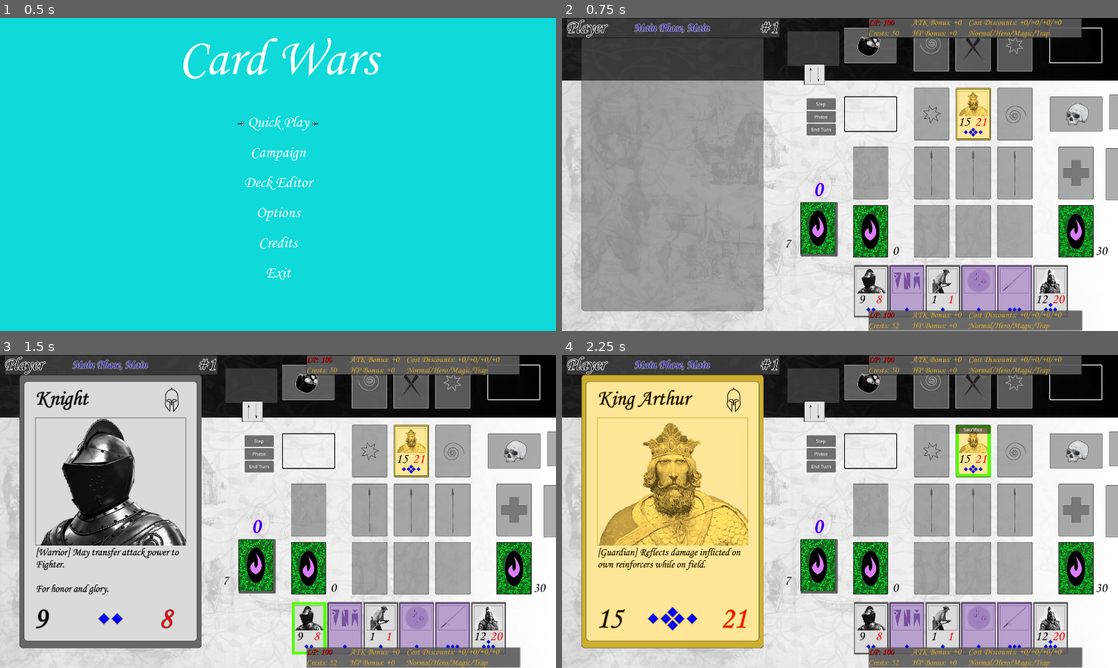
Above: before the commit, frames 1-4 (two rows, left to right).
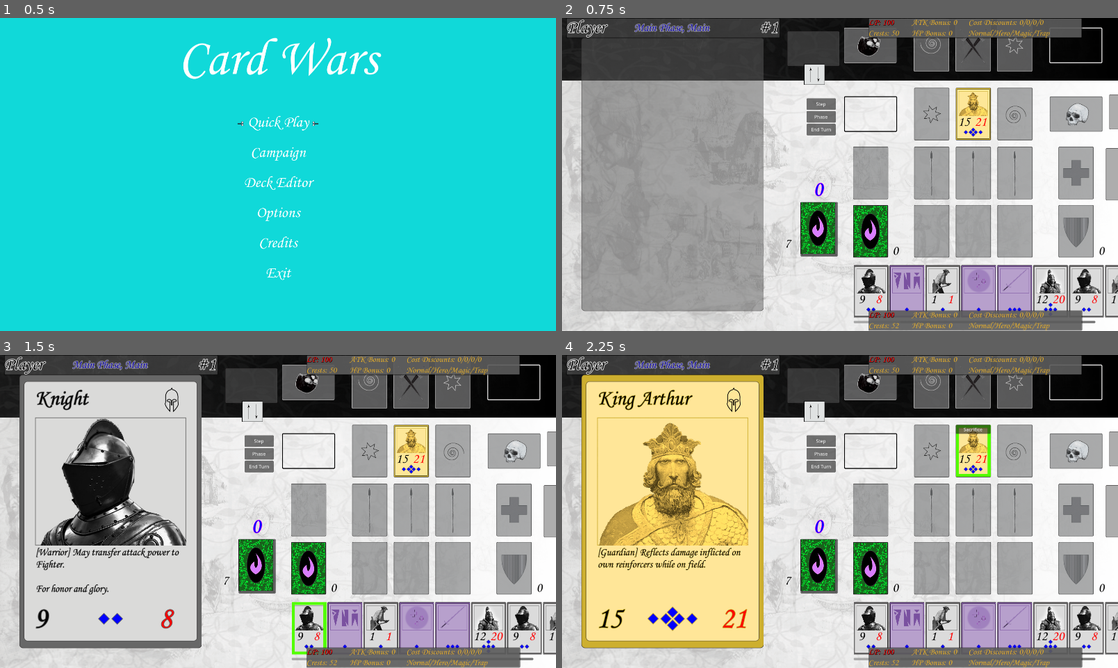
Above: after the commit, the same moments.

Repository: Prototype1364/Card-Wars
Game: Godot game, scene res://Scenes/MainScenes/SceneHandler.tscn
Two runs of this game, one before a commit and one after it. Both use one fixed random seed, a clock stepped at 60 frames per second and the inputs below.
Inputs (mouse positions are in pixels of both pictures, inside the frame that each line leads up to):
- Up to frame 1 (0.5 s): no input
- Up to frame 2 (0.75 s): click "Quick Play" at 0.5 s
- Up to frame 3 (1.5 s): click (311, 627) at 1.27 s
- Up to frame 4 (2.25 s): click (973, 452) at 2 s

Frame 1 is identical in both runs. In frame 2, 2.7% of the frame differs, in the area x 52-100%, y 0-100%; in frame 3, 2.7%; in frame 4, 2.7%.

Commit message:
Update scene UIDs

Diff:
--- a/Scenes/MainScenes/Main_Menu.tscn
+++ b/Scenes/MainScenes/Main_Menu.tscn
@@ -1,14 +1,14 @@
 [gd_scene load_steps=6 format=3 uid="uid://ck53moqfnass2"]
 
 [ext_resource type="PackedScene" uid="uid://dg8le21xl6poj" path="res://Scenes/SupportScenes/MenuButton.tscn" id="1"]
-[ext_resource type="FontFile" uid="uid://cl3p5juh2lsjf" path="res://Resources/Fonts/MTCORSVA.TTF" id="2"]
+[ext_resource type="FontFile" uid="uid://co858100nof5b" path="res://Resources/Fonts/MTCORSVA.TTF" id="2"]
 [ext_resource type="Script" path="res://Scripts/Main_Menu.gd" id="3"]
 
 [sub_resource type="FontFile" id="1"]
 fallbacks = Array[Font]([ExtResource("2")])
-face_index = null
-embolden = null
-transform = null
+subpixel_positioning = 0
+msdf_pixel_range = 14
+msdf_size = 128
 cache/0/16/0/ascent = 0.0
 cache/0/16/0/descent = 0.0
 cache/0/16/0/underline_position = 0.0
--- a/Scenes/SupportScenes/Token_Card.tscn
+++ b/Scenes/SupportScenes/Token_Card.tscn
@@ -1,10 +1,10 @@
-[gd_scene load_steps=2 format=2]
+[gd_scene load_steps=2 format=3 uid="uid://uf0rnbc8snk4"]
 
-[ext_resource path="res://Assets/Playmat/Token.png" type="Texture2D" id=1]
+[ext_resource type="Texture2D" uid="uid://dbf3ocgi5wx0m" path="res://Assets/Playmat/Token.png" id="1"]
 
 [node name="Token" type="TextureRect"]
+custom_minimum_size = Vector2(20, 20)
 offset_right = 20.0
 offset_bottom = 20.0
-custom_minimum_size = Vector2( 20, 20 )
-texture = ExtResource( 1 )
-expand = true
+texture = ExtResource("1")
+expand_mode = 1
--- a/Scenes/SupportScenes/Token_Duelist.tscn
+++ b/Scenes/SupportScenes/Token_Duelist.tscn
@@ -1,10 +1,10 @@
-[gd_scene load_steps=2 format=2]
+[gd_scene load_steps=2 format=3 uid="uid://ddyblftm7l8ax"]
 
-[ext_resource path="res://Assets/Playmat/Token.png" type="Texture2D" id=1]
+[ext_resource type="Texture2D" uid="uid://dbf3ocgi5wx0m" path="res://Assets/Playmat/Token.png" id="1"]
 
 [node name="Token1" type="TextureRect"]
+custom_minimum_size = Vector2(48, 48)
 offset_right = 48.0
 offset_bottom = 48.0
-custom_minimum_size = Vector2( 48, 48 )
-texture = ExtResource( 1 )
-expand = true
+texture = ExtResource("1")
+expand_mode = 1
--- a/Scripts/Controllers/Deck_Controller.gd
+++ b/Scripts/Controllers/Deck_Controller.gd
@@ -28,7 +28,7 @@
 				"Deck_Capacity": card["DeckCapacity"],
 			}
 			var Created_Card = Card.new(card_data)
-			var Card_Controller = load('Scenes/SupportScenes/SmallCard.tscn').instantiate()
+			var Card_Controller = load('res://Scenes/SupportScenes/SmallCard.tscn').instantiate()
 			Created_Card.add_child(Card_Controller)
 			Created_Card.name = "Card" + str(GameData.CardCounter)
 			GameData.CardCounter += 1
--- a/Scripts/Controllers/UI_Controller.gd
+++ b/Scripts/Controllers/UI_Controller.gd
@@ -35,31 +35,19 @@
 	var BoardImage = preload("res://Assets/Playmat/BoardImage.png")
 	var BoardImageReverse = preload("res://Assets/Playmat/BoardImageReverse.png")
 
-	if Playmat.flip_v == true:
-			Playmat.flip_v = false
-			Playmat.texture = BoardImage
-	else:
-		Playmat.flip_v = true
-		Playmat.texture = BoardImageReverse
-
+	Playmat.flip_v = not Playmat.flip_v
+	Playmat.texture = BoardImage if not Playmat.flip_v else BoardImageReverse
 	Playmat.get_node("CardSpots").rotation += deg_to_rad(180)
 
 
 
 """--------------------------------- Unfilled Functions ---------------------------------"""
 func Update_HUD_Duelist(Dueler, Side):
-	var ATK_Bonus = "+" + str(Dueler.Field_ATK_Bonus) if Dueler.Field_ATK_Bonus >= 0 else "-" + str(Dueler.Field_ATK_Bonus)
-	var HP_Bonus = "+" + str(Dueler.Field_Health_Bonus) if Dueler.Field_Health_Bonus >= 0 else "-" + str(Dueler.Field_Health_Bonus)
-	var Discount_Normal = "+" + str(Dueler.Cost_Discount_Normal) if Dueler.Cost_Discount_Normal >= 0 else str(Dueler.Cost_Discount_Normal)
-	var Discount_Hero = "+" + str(Dueler.Cost_Discount_Hero) if Dueler.Cost_Discount_Hero >= 0 else str(Dueler.Cost_Discount_Hero)
-	var Discount_Magic = "+" + str(Dueler.Cost_Discount_Magic) if Dueler.Cost_Discount_Magic >= 0 else str(Dueler.Cost_Discount_Magic)
-	var Discount_Trap = "+" + str(Dueler.Cost_Discount_Trap) if Dueler.Cost_Discount_Trap >= 0 else str(Dueler.Cost_Discount_Trap)
-
 	get_node("Duelists/HUD_" + Side + "/BG/LP").text = "LP: " + str(Dueler.LP)
 	get_node("Duelists/HUD_" + Side + "/BG/Crests").text = "Crests: " + str(Dueler.Summon_Crests)
-	get_node("Duelists/HUD_" + Side + "/BG/ATK_Bonus").text = "ATK Bonus: " + ATK_Bonus
-	get_node("Duelists/HUD_" + Side + "/BG/Health_Bonus").text = "HP Bonus: " + HP_Bonus
-	get_node("Duelists/HUD_" + Side + "/BG/Cost_Discount").text = "Cost Discounts: " + Discount_Normal + "/" + Discount_Hero + "/" + Discount_Magic + "/" + Discount_Trap
+	get_node("Duelists/HUD_" + Side + "/BG/ATK_Bonus").text = "ATK Bonus: " + str(Dueler.Field_ATK_Bonus)
+	get_node("Duelists/HUD_" + Side + "/BG/Health_Bonus").text = "HP Bonus: " + str(Dueler.Field_Health_Bonus)
+	get_node("Duelists/HUD_" + Side + "/BG/Cost_Discount").text = "Cost Discounts: " + str(Dueler.Cost_Discount_Normal) + "/" + str(Dueler.Cost_Discount_Hero) + "/" + str(Dueler.Cost_Discount_Magic) + "/" + str(Dueler.Cost_Discount_Trap)
 
 	Update_HUD_Duelist_Token(Dueler, Side)
 
@@ -67,11 +55,10 @@
 	var Token_Path = preload("res://Scenes/SupportScenes/Token_Duelist.tscn")
 	var Token_Container = get_node("Duelists/HUD_" + Side + "/BG/TokenScrollContainer/TokenContainer")
 
-	if Token_Container.get_child_count() < Dueler.Tokens:
-		for _i in range(Dueler.Tokens - Token_Container.get_child_count()):
-			var InstanceToken = Token_Path.instantiate()
-			InstanceToken.name = "Token" + str(Token_Container.get_child_count() + 1)
-			Token_Container.add_child(InstanceToken)
+	for _i in range(Dueler.Tokens - Token_Container.get_child_count()):
+		var InstanceToken = Token_Path.instantiate()
+		InstanceToken.name = "Token" + str(Token_Container.get_child_count() + 1)
+		Token_Container.add_child(InstanceToken)
 
 
 
@@ -82,32 +69,28 @@
 
 	if SelectedCard != null:
 		if FrameData != "Special": # Card is NOT Advance Tech card
-			var Duelist = BM.Player if GameData.FocusedCardParentName.left(1) == "W" else BM.Enemy
+			const TEXT_OUTLINE_NODE_NAMES = ["NameContainer/Name", "Description", "Attack", "Health"]
 			const TEXT_OUTLINE_COLOR_DICT_MAP = {"Normal": "676767", "Hero": "cdaf2f", "Magic": "7a51a0", "Trap": "ff0000", "Tech": "1f8742", "Status": "00ffff"}
 			var Text_Outline_Color = Color(TEXT_OUTLINE_COLOR_DICT_MAP[FrameData])
-			var description_text = "[" + SelectedCard.Anchor_Text + "] " + SelectedCard.Short_Description if SelectedCard.Anchor_Text != null and SelectedCard.Short_Description != null else "This card has no Short Description." if SelectedCard.Short_Description == null else SelectedCard.Short_Description
 
 			BigCardNode.get_node("Frame").texture = load("res://Assets/Cards/Frame/Large_Frame_" + FrameData + ".png")
 			BigCardNode.get_node("ArtContainer/Art").texture = load(ArtData) # ImageContainer/CardImage of BigCard scene MUST REMAIN as a TEXTURE_BUTTON node type as it allows for auto-expansion of image proportions, thus cutting Eric's card art work in half.
 			BigCardNode.get_node("CostContainer/Cost").texture = load("res://Assets/Cards/Cost/Large/Large_Cost_" + FrameData + "_" + str(CostData) + ".png") if FrameData != "Tech" and CostData != 0 else null
 			BigCardNode.get_node("NameContainer/Name").text = NameData
-			BigCardNode.get_node("Description").text = description_text
-			BigCardNode.get_node("Attack").text = str(max(SelectedCard.Attack + SelectedCard.ATK_Bonus + Duelist.Field_ATK_Bonus, 0)) if SelectedCard.Type in ["Normal", "Hero"] else ""
-			BigCardNode.get_node("Health").text = str(max(SelectedCard.Health + SelectedCard.Health_Bonus + Duelist.Field_Health_Bonus, 0)) if SelectedCard.Type in ["Normal", "Hero"] else ""
+			BigCardNode.get_node("Description").text = "[" + SelectedCard.Anchor_Text + "] " + SelectedCard.Short_Description if SelectedCard.Anchor_Text != null and SelectedCard.Short_Description != null else "This card has no Short Description." if SelectedCard.Short_Description == null else SelectedCard.Short_Description
+			BigCardNode.get_node("Attack").text = str(max(SelectedCard.Total_Attack, 0)) if SelectedCard.Type in ["Normal", "Hero"] else ""
+			BigCardNode.get_node("Health").text = str(max(SelectedCard.Total_Health, 0)) if SelectedCard.Type in ["Normal", "Hero"] else ""
 			BigCardNode.get_node("Attribute").texture = load("res://Assets/Cards/Attribute/Attribute_" + AttributeData + ".png") if SelectedCard.Type in ["Normal", "Hero"] else null
-			BigCardNode.get_node("NameContainer/Name").set("theme_override_colors/font_outline_color", Text_Outline_Color)
-			BigCardNode.get_node("Description").set("theme_override_colors/font_outline_color", Text_Outline_Color)
-			BigCardNode.get_node("Attack").set("theme_override_colors/font_outline_color", Text_Outline_Color)
-			BigCardNode.get_node("Health").set("theme_override_colors/font_outline_color", Text_Outline_Color)
+			for node in TEXT_OUTLINE_NODE_NAMES:
+				BigCardNode.get_node(node).set("theme_override_colors/font_outline_color", Text_Outline_Color)
 		else: # Card is Advance Tech card
-			BigCardNode.get_node("Frame").texture = load("res://Assets/Cards/Frame/Large_Advance_Tech_Card.png")
-			BigCardNode.get_node("ArtContainer/Art").texture = null
-			BigCardNode.get_node("CostContainer/Cost").texture = null
-			BigCardNode.get_node("NameContainer/Name").text = ""
-			BigCardNode.get_node("Description").text = ""
-			BigCardNode.get_node("Attack").text = ""
-			BigCardNode.get_node("Health").text = ""
-			BigCardNode.get_node("Attribute").texture = null
+			const ADVANCE_TECH_TEXTURES = {"Frame": "res://Assets/Cards/Frame/Large_Advance_Tech_Card.png", "ArtContainer/Art": null, "CostContainer/Cost": null, "NameContainer/Name": "", "Description": "", "Attack": "", "Health": "", "Attribute": null}
+
+			for key in ADVANCE_TECH_TEXTURES.keys():
+				if key in ["Frame", "ArtContainer/Art", "CostContainer/Cost", "Attribute"]:
+					BigCardNode.get_node(key).texture = load(ADVANCE_TECH_TEXTURES[key]) if ADVANCE_TECH_TEXTURES[key] != null else null
+				else:
+					BigCardNode.get_node(key).text = ADVANCE_TECH_TEXTURES[key]
 
 func NotLookingAtCard():
 	BigCardNode.visible = false
--- a/Scripts/Managers/Battle_Manager.gd
+++ b/Scripts/Managers/Battle_Manager.gd
@@ -205,7 +205,7 @@
 
 	# Draw Opening Hands
 	GameData.Current_Step = "Draw"
-	Draw_Card(GameData.Current_Turn, 5)
+	Draw_Card(GameData.Current_Turn, 35)
 	GameData.Current_Turn = "Enemy" if GameData.Current_Turn == "Player" else "Player"
 	Draw_Card(GameData.Current_Turn, 5)
 	GameData.Current_Turn = "Enemy" if GameData.Current_Turn == "Player" else "Player"
Not shown: 1 places in Scenes/MainScenes/Battle.tscn that only renumber resources
Not shown: 1 places in Scenes/SupportScenes/Battle_HUD_Duelist.tscn that only renumber resources
Not shown: 1 places in Scenes/SupportScenes/Battle_HUD_GameState.tscn that only renumber resources
Not shown: 1 places in Scenes/SupportScenes/BigCard.tscn that only renumber resources
Not shown: 1 places in Scenes/SupportScenes/MenuButton.tscn that only renumber resources
Not shown: 1 places in Scenes/SupportScenes/SmallCard.tscn that only renumber resources
